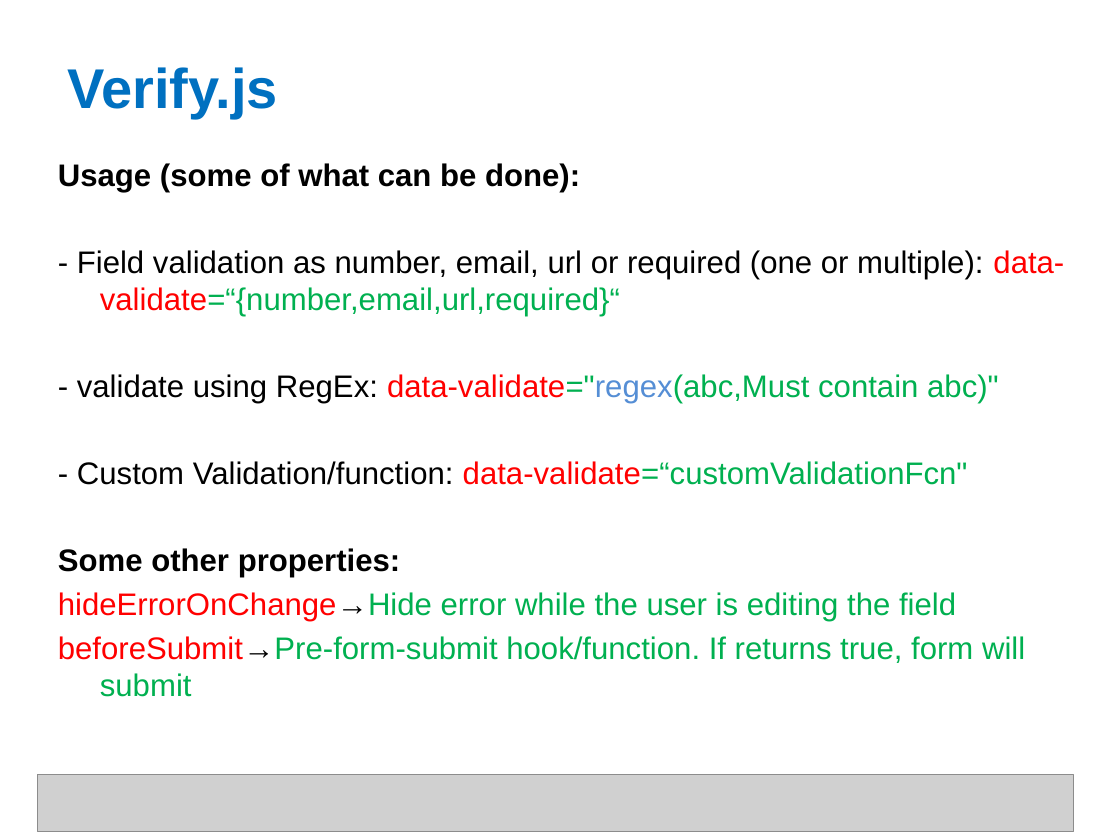
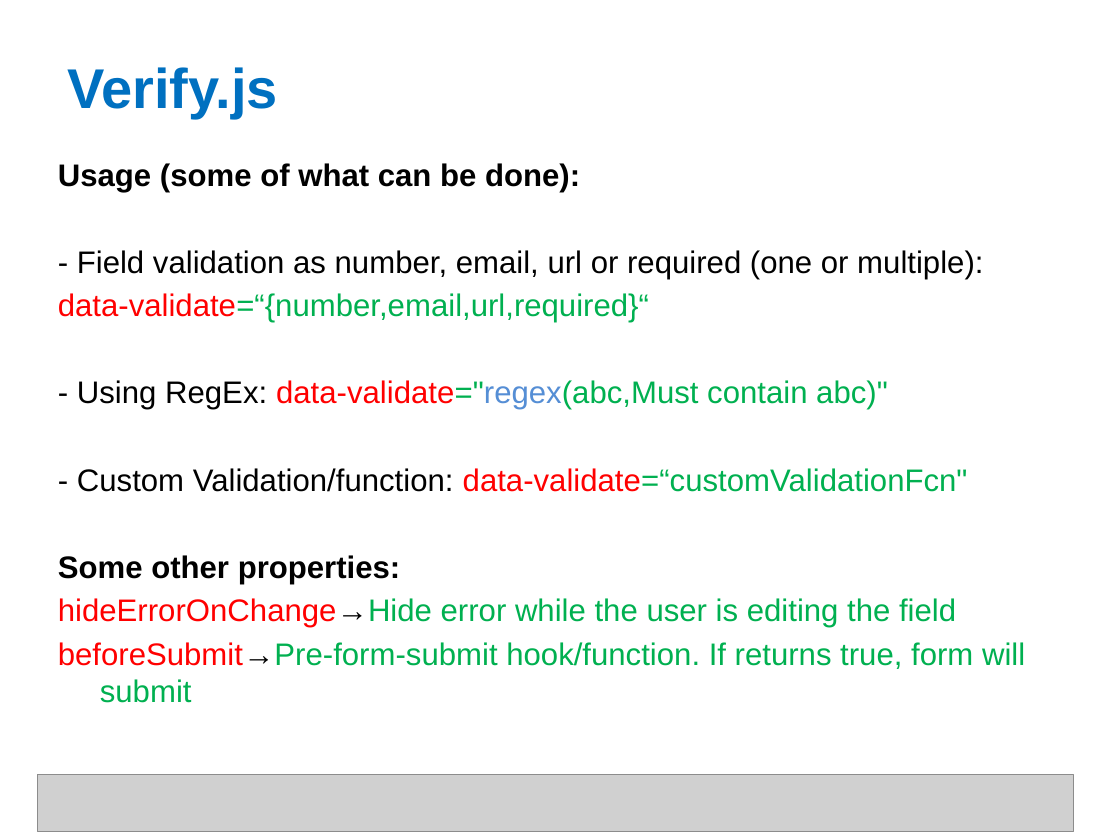
Before and after one commit to shyamTum/JavaScript, a slide deck: slide 37 of Final.pptx (slide 36 before the commit). Drawn at 1120x840 pixels with LibreOffice and Linux fonts; fonts in the diff are those of the drawing; grey boxes stand for pictures. Boxes give left, top, right and bottom in pixels: in the first picture for what was removed or moved away, otherwise in the second. Text is boxed around its words. In the diff, an @@ line names an element or a change of style, - is before the commit and + after.

```diff
--- a/Final.pptx
+++ b/Final.pptx
@@ text at (58,250,983,410): text changed @@
-- Field validation as number, email, url or required (one or multiple): data-validate=“{number,email,url,required}“
-- validate using RegEx: data-validate="regex(abc,Must contain abc)"
+- Field validation as number, email, url or required (one or multiple):
+data-validate=“{number,email,url,required}“
+- Using RegEx: data-validate="regex(abc,Must contain abc)"
```
Also in this commit, not shown: 10 other slides changed, 1 slide added, 1 other file.
